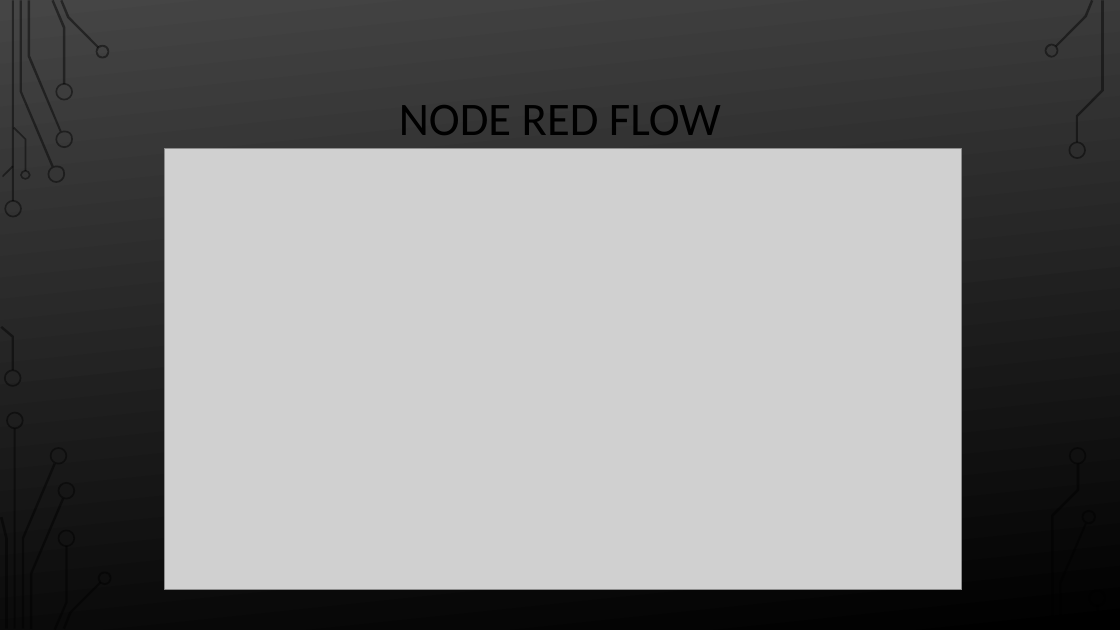
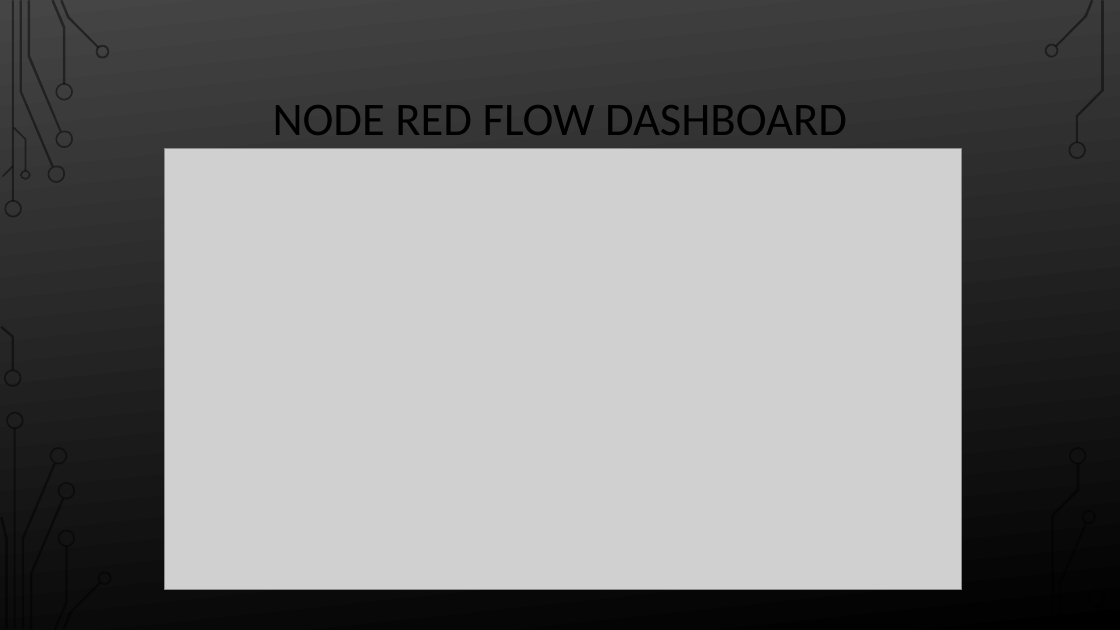
Before and after one commit to liviobue/iot_project, a slide deck: slide 18 of Presentation/Presentation.pptx. Drawn at 1120x630 pixels with LibreOffice and Linux fonts; fonts in the diff are those of the drawing; grey boxes stand for pictures; background and template pictures are left out. Boxes give left, top, right and bottom in pixels: in the first picture for what was removed or moved away, otherwise in the second. Text is boxed around its words. In the diff, an @@ line names an element or a change of style, - is before the commit and + after.

```diff
--- a/Presentation/Presentation.pptx
+++ b/Presentation/Presentation.pptx
@@ title at bbox=[273, 105, 847, 135]: text changed @@
-NODE RED FLOW
+NODE RED FLOW DASHBOARD
```
Also in this commit, not shown: 1 slide added.
